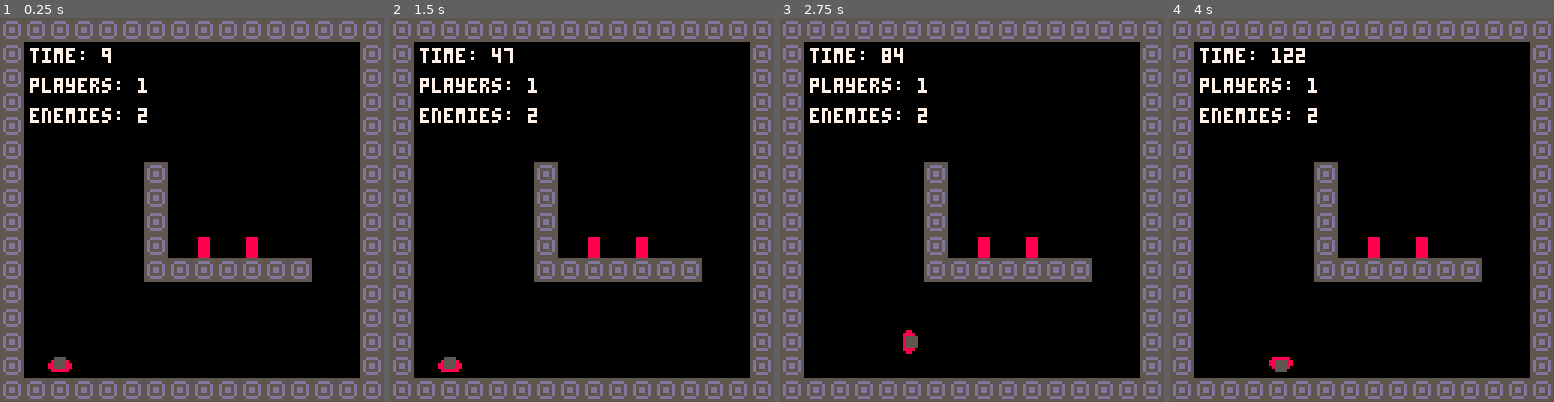
Above: before the commit, frames 1-4 (left to right).
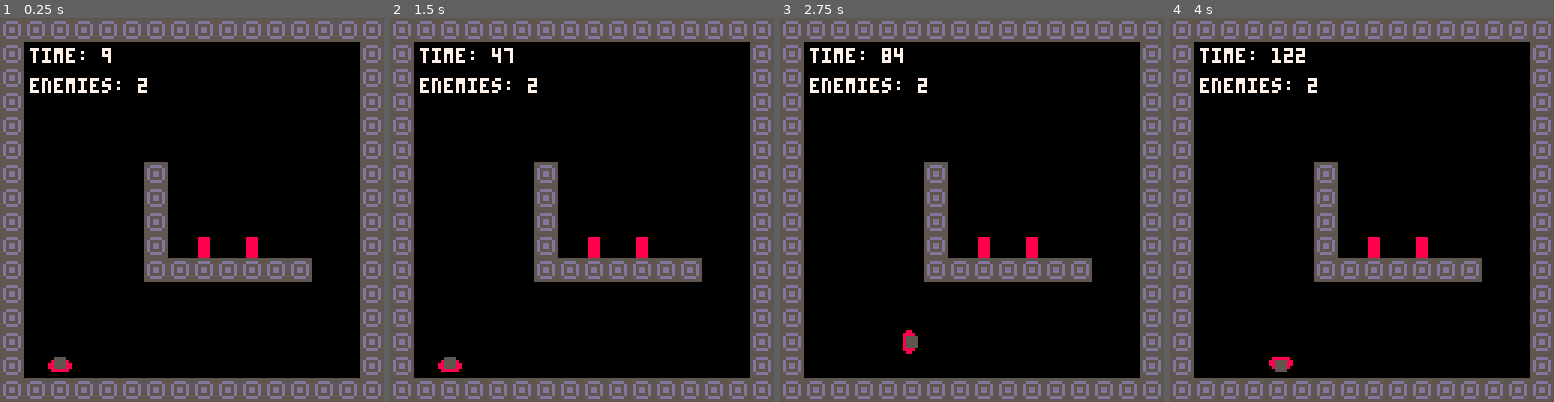
Above: after the commit, the same moments.

Repository: RachelKLowe/dgen
Game: PICO-8 cartridge dgen.p8
The game is run twice, just before and just after one commit, with the same random seed, the same clock (stepped at 60 frames per second) and the same inputs.
Inputs:
- Up to frame 1 (0.25 s): no input
- Up to frame 2 (1.5 s): no input
- Up to frame 3 (2.75 s): hold Right 1.6-2.1 s; hold Up 2.15-2.42 s; hold Right from 2.47 s (still down)
- Up to frame 4 (4 s): release Right at 3.03 s; hold Left 3.08-3.58 s; hold Down 3.63-3.97 s

The runs differ from the first frame. In frame 1, 0.7% of the frame differs, in the area x 7-39%, y 15-28%; in frame 2, 0.7%; in frame 3, 0.7%; in frame 4, 0.7%.

Commit message:
refactor to accept single player only

Diff:
--- a/dgen.p8
+++ b/dgen.p8
@@ -8,11 +8,11 @@
 --
 
 --lowhanging
---todo-refactor for single player only
 --todo-refactor for shorter variable names
 --todo-more global vars less magic numbers
 --todo-exit tiles and level advancement
 --todo-map out sprite flag use
+--todo-no magic numbers-define sprites/tags
 --todo-level # text fade in lvl start
 --todo-basic ui elements
 
@@ -72,20 +72,19 @@
 --play state callbacks
 
 function update_play()
- foreach(player,update_player)
+ update_player(player)
  foreach(enemy,update_enemy)
 end
 
 function draw_play()
  cls()
  print("time: "..t,10,10,7)
- print("players: "..#player,10,20,7)
- print("enemies: "..#enemy,10,30,7)
+ print("enemies: "..#enemy,10,20,7)
  if (debug!="") then
   print("debug: "..debug,10,40,7)
  end
  map(l*16,flr(l/16),0,0,16,16)
- foreach(player,draw_player)
+ draw_player(player)
  foreach(enemy,draw_enemy)
 end
 
@@ -189,7 +188,7 @@
  p.anim_frame=0
  p.max_frame=3
  clear_cel(x,y)
- add(player,p)
+ player=p
 end
 
 function update_player(p)
